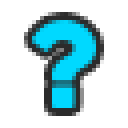
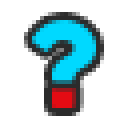
Layered file, before and after one edit (w=128, h=128). Changes by layer:
added group "Gruppe 2" with 5 layers above "Forma 1" over bbox(44, 80, 76, 108)
added layer "Forma 1 Kopie" in group "Gruppe 2" over bbox(44, 80, 48, 84)
moved "Forma 1" (4th of 5, in "Gruppe 2") into group "Gruppe 2", painted on it over bbox(52, 84, 76, 108)
